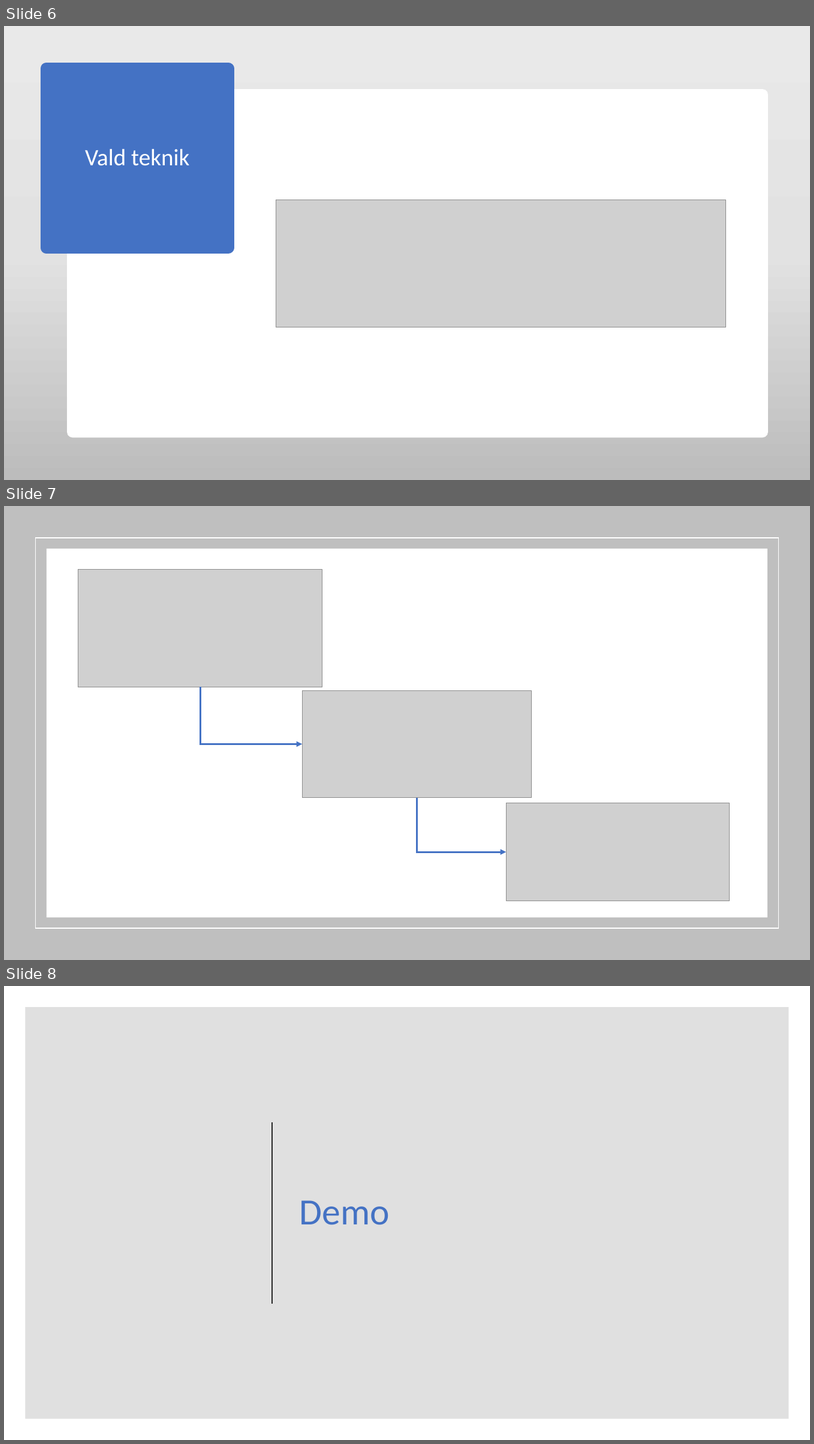
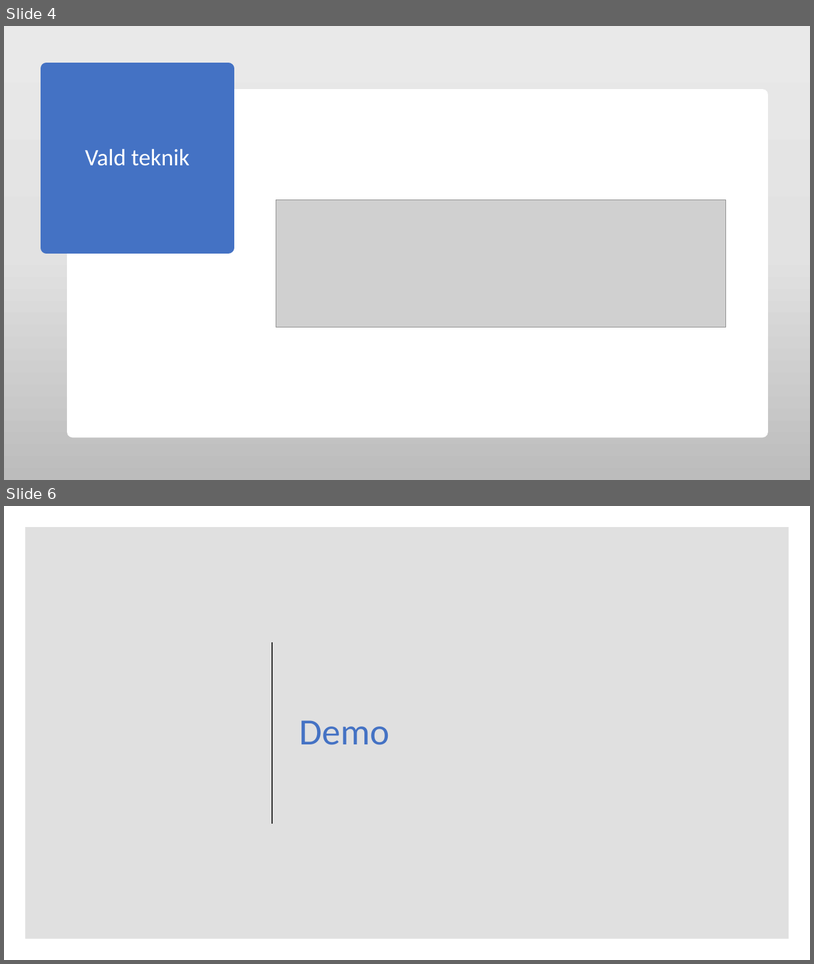
Before and after one commit to sobo1801/UnicornCo, a slide deck: Unicorn Co.pptx. Shown one above the other, each under a label of ours: slides 6, 7 and 8 before the commit, slides 4 and 6 after it; the slides between them are not shown. The pictures are 814x1444 and 814x964 pixels, drawn with LibreOffice and Linux fonts; fonts in the diff are those of the drawing; grey boxes stand for pictures. Boxes give left, top, right and bottom in pixels: in the first picture for what was removed or moved away, otherwise in the second. Text is boxed around its words. In the diff, an @@ line names an element or a change of style, - is before the commit and + after.

```diff
--- a/Unicorn Co.pptx
+++ b/Unicorn Co.pptx
@@ slide 7 removed at bbox=[4, 506, 810, 960], background #FFFFFF @@
@@ rectangle removed at bbox=[4, 506, 810, 960] @@
@@ rectangle removed at bbox=[35, 538, 779, 928] @@
@@ rectangle removed at bbox=[47, 549, 768, 917] @@
@@ picture removed at bbox=[78, 570, 323, 687] @@
@@ elbow arrow removed from (201, 687) to (302, 744) @@
@@ picture removed at bbox=[302, 691, 531, 798] @@
@@ elbow arrow removed from (417, 798) to (507, 852) @@
@@ picture removed at bbox=[507, 802, 730, 901] @@
@@ what was slide 6 is now slide 4 @@
@@ what was slide 8 is now slide 6 @@
```
Also in this commit, not shown: 2 slides changed, 1 slide added, 1 other file.
